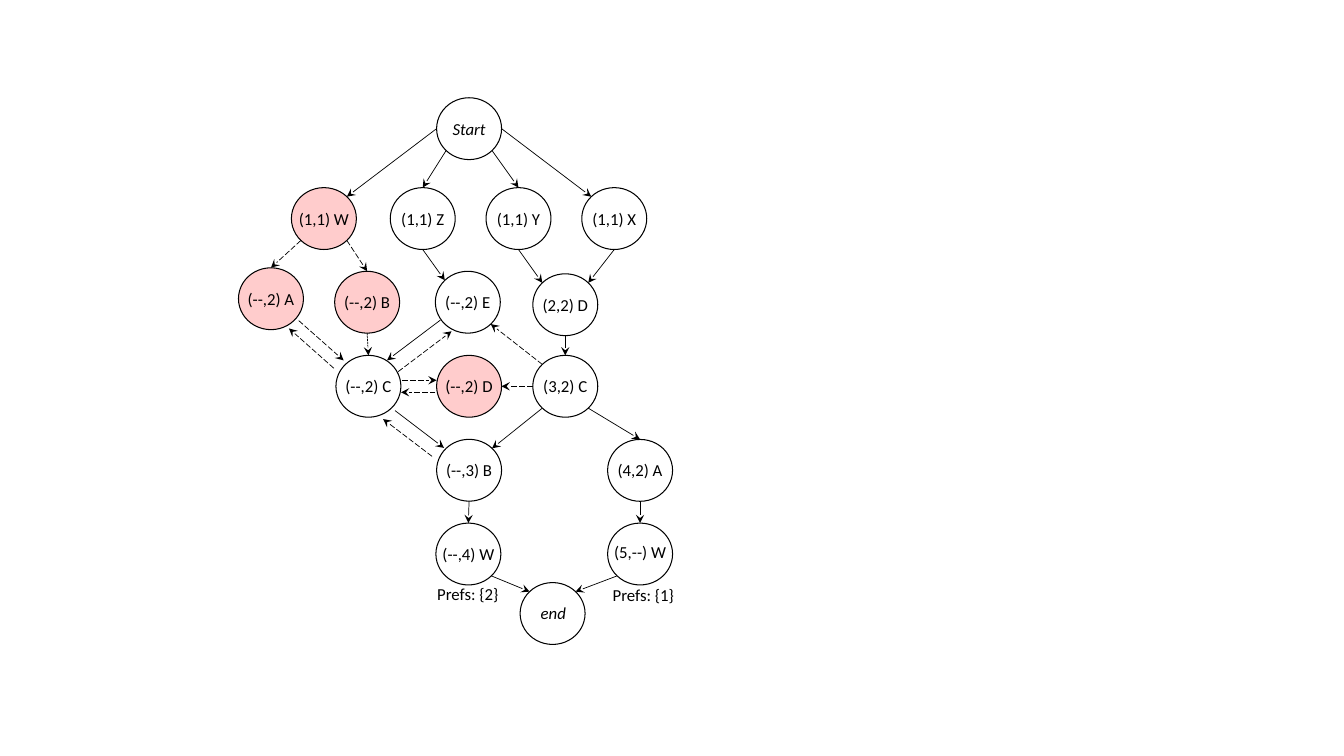
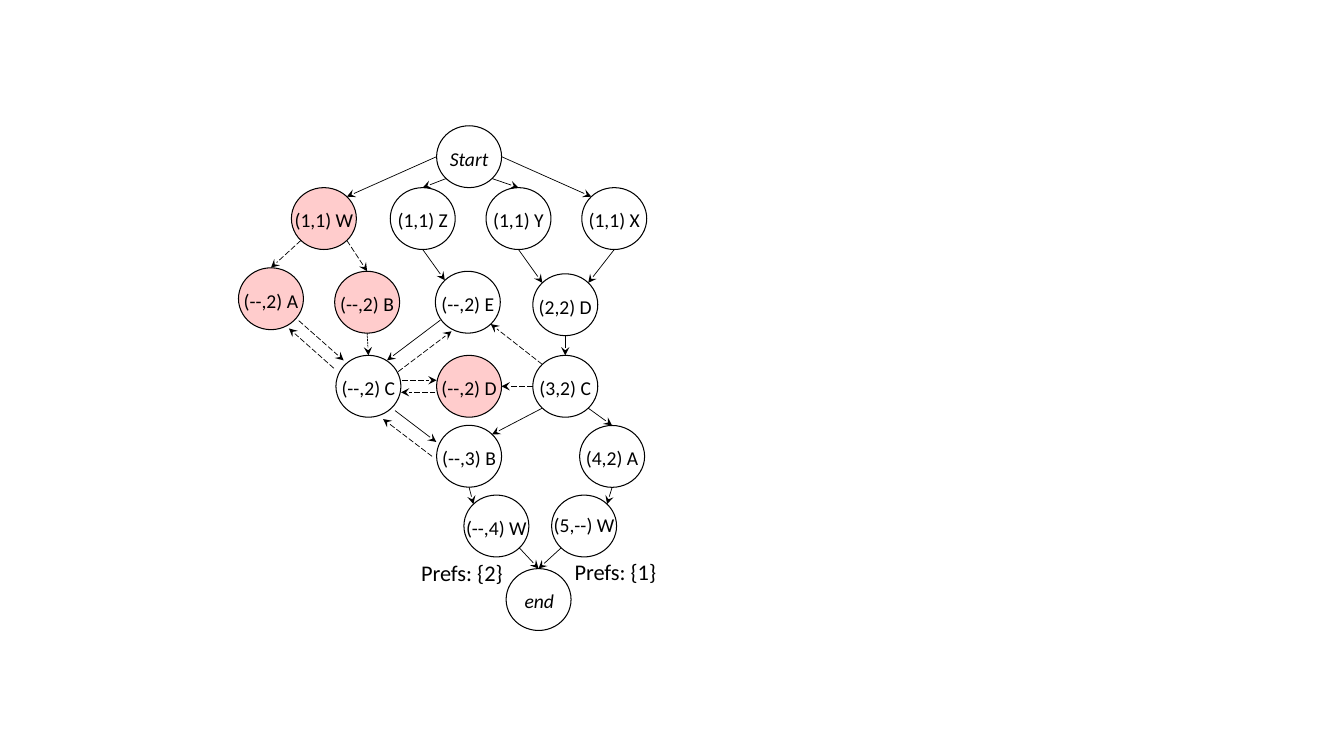
Before and after one commit to rabeckett/propane, a slide deck: slide 3 of paper/figures/compilation.pptx. Drawn at 1344x756 pixels with LibreOffice and Linux fonts; fonts in the diff are those of the drawing. Boxes give left, top, right and bottom in pixels: in the first picture for what was removed or moved away, otherwise in the second. Text is boxed around its words. In the diff, an @@ line names an element or a change of style, - is before the commit and + after.

```diff
--- a/paper/figures/compilation.pptx
+++ b/paper/figures/compilation.pptx
@@ ellipse: place and size @@
-ellipse at (437,98,501,159)
+ellipse at (437,126,501,188)
@@ text "Start": place and size @@
-text "Start" at (453,124,486,135)
+text "Start" at (450,153,489,166)
@@ arrow moved from (437, 129) - (347, 197) to (437, 156) - (347, 197) @@
@@ arrow moved from (447, 150) - (422, 188) to (447, 178) - (422, 188) @@
@@ arrow moved from (492, 150) - (518, 188) to (492, 178) - (518, 188) @@
@@ arrow moved from (502, 129) - (592, 197) to (502, 156) - (592, 197) @@
@@ arrow moved from (395, 410) - (445, 448) to (395, 410) - (437, 442) @@
@@ arrow moved from (542, 408) - (492, 449) to (542, 408) - (492, 435) @@
@@ arrow moved from (589, 408) - (640, 440) to (589, 408) - (612, 425) @@
@@ text "(--,3) B": place and size @@
-text "(--,3) B" at (446,464,492,478)
+text "(--,3) B" at (442,451,496,468)
@@ ellipse: place and size @@
-ellipse at (437,440,501,501)
+ellipse at (437,425,501,487)
@@ text "(4,2) A": place and size @@
-text "(4,2) A" at (618,464,663,478)
+text "(4,2) A" at (586,451,638,468)
@@ ellipse: place and size @@
-ellipse at (608,440,673,501)
+ellipse at (580,425,644,487)
@@ ellipse: place and size @@
-ellipse at (436,523,500,585)
+ellipse at (464,495,528,557)
@@ arrow moved from (469, 501) - (469, 523) to (469, 487) - (474, 504) @@
@@ size 12 to 14 pt in 17 elements at (441,297,495,314), (340,297,394,314), (342,381,395,398), (539,300,592,317), (539,381,591,398), (295,213,353,233), (244,294,298,311), (441,381,497,398), (398,213,448,230), (493,213,544,230), (589,213,640,230), (442,451,496,468), (525,594,555,608), (586,451,638,468), (450,153,489,166), (466,521,526,541), (554,518,614,538) @@
@@ text "(5,--) W": place and size @@
-text "(5,--) W" at (614,546,666,560)
+text "(5,--) W" at (554,518,614,538)
@@ ellipse: place and size @@
-ellipse at (608,523,673,585)
+ellipse at (552,495,616,557)
@@ arrow moved from (640, 501) - (640, 523) to (612, 487) - (607, 504) @@
@@ text "(--,4) W": place and size @@
-text "(--,4) W" at (442,548,494,562)
+text "(--,4) W" at (466,521,526,541)
@@ text "Prefs: {2}": place and size @@
-text "Prefs: {2}" at (437,588,498,603)
+text "Prefs: {2}" at (421,565,502,584)
@@ text "Prefs: {2}" at (421,565,502,584): size 12 to 16 pt @@
@@ ellipse: place and size @@
-ellipse at (520,583,585,644)
+ellipse at (506,569,571,630)
@@ arrow moved from (491, 576) - (529, 592) to (519, 548) - (538, 569) @@
@@ arrow moved from (617, 576) - (576, 592) to (562, 548) - (538, 569) @@
@@ text "Prefs: {1}" at (575,564,656,583): size 12 to 16 pt @@
@@ text "Prefs: {1}": place and size @@
-text "Prefs: {1}" at (613,589,674,604)
+text "Prefs: {1}" at (575,564,656,583)
@@ text "end": place and size @@
-text "end" at (541,607,566,619)
+text "end" at (525,594,555,608)
```
Also in this commit, not shown: 2 other files.
